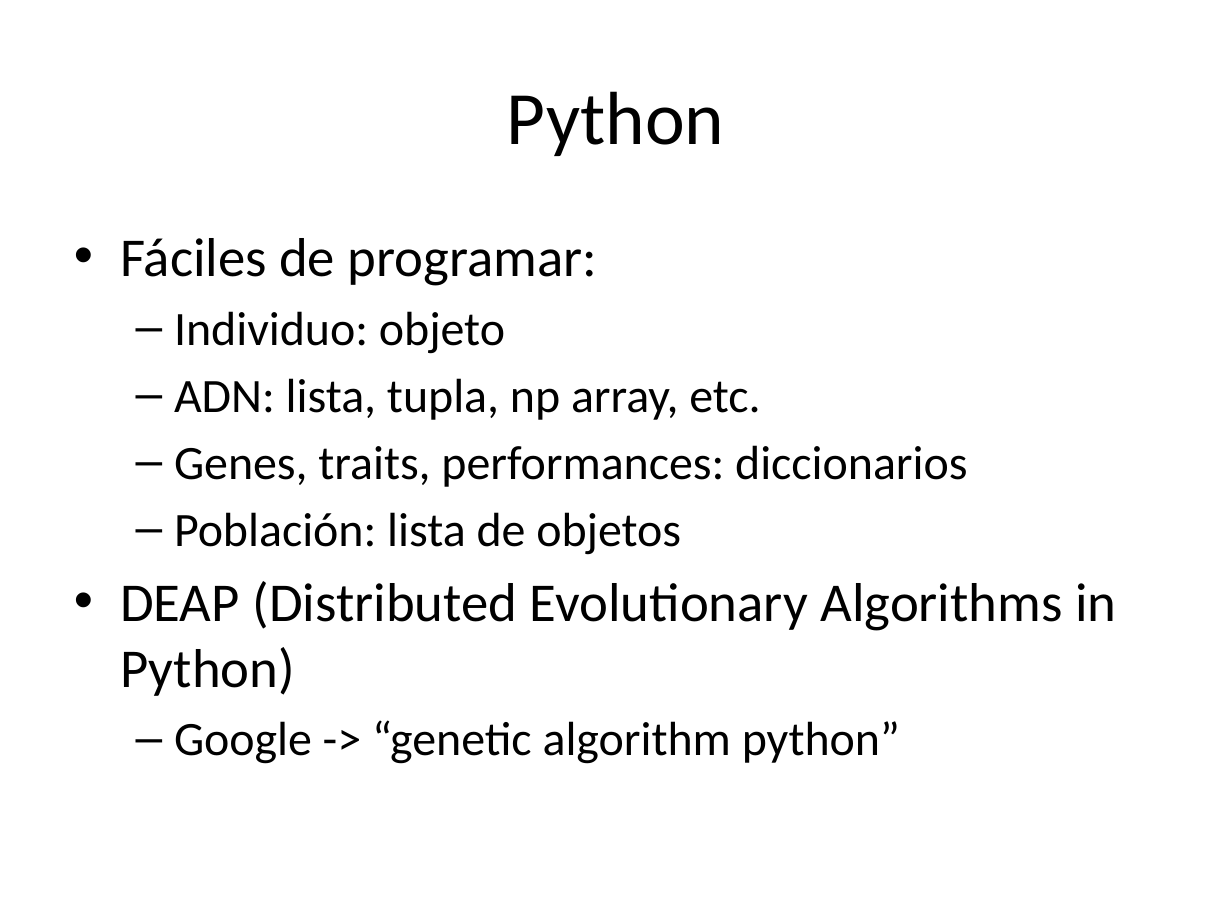
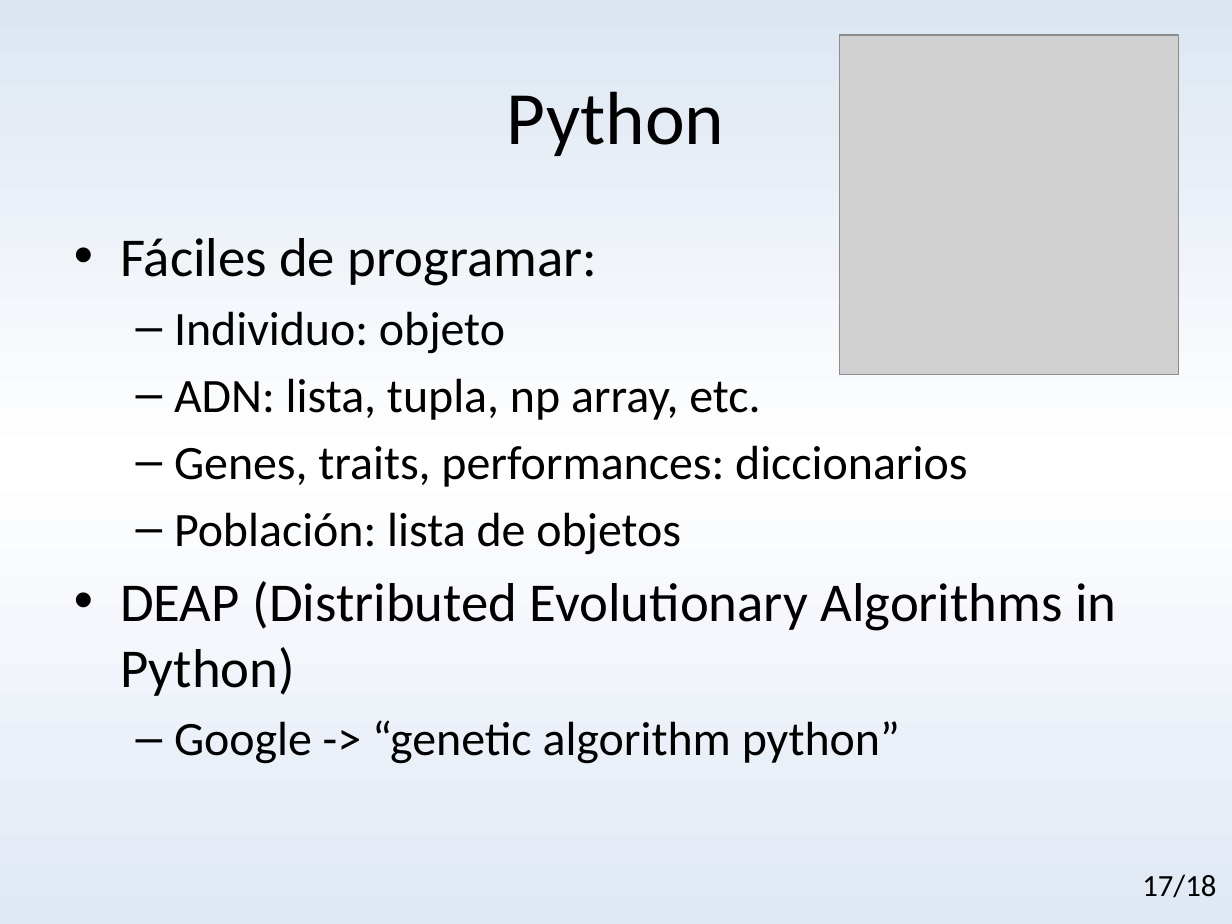
Before and after one commit to AunSiro/Algoritmos-Geneticos-R-Python-Meetup, a slide deck: slide 17 of Introducción a los algoritmos genéticos.pptx (slide 14 before the commit). Drawn at 1232x924 pixels with LibreOffice and Linux fonts; fonts in the diff are those of the drawing; grey boxes stand for pictures. Boxes give left, top, right and bottom in pixels: in the first picture for what was removed or moved away, otherwise in the second. Text is boxed around its words. In the diff, an @@ line names an element or a change of style, - is before the commit and + after.

```diff
--- a/Introducción a los algoritmos genéticos.pptx
+++ b/Introducción a los algoritmos genéticos.pptx
@@ background #FFFFFF to gradient #DCE6F2 to #FFFFFF to #E1E8F5 @@
@@ picture added at (x1=839, y1=34, x2=1179, y2=375) @@
@@ text added at (x1=1142, y1=874, x2=1216, y2=898), 18 pt, text #000000 @@
+17/18
```
Also in this commit, not shown: 13 other slides changed, 5 slides added.
